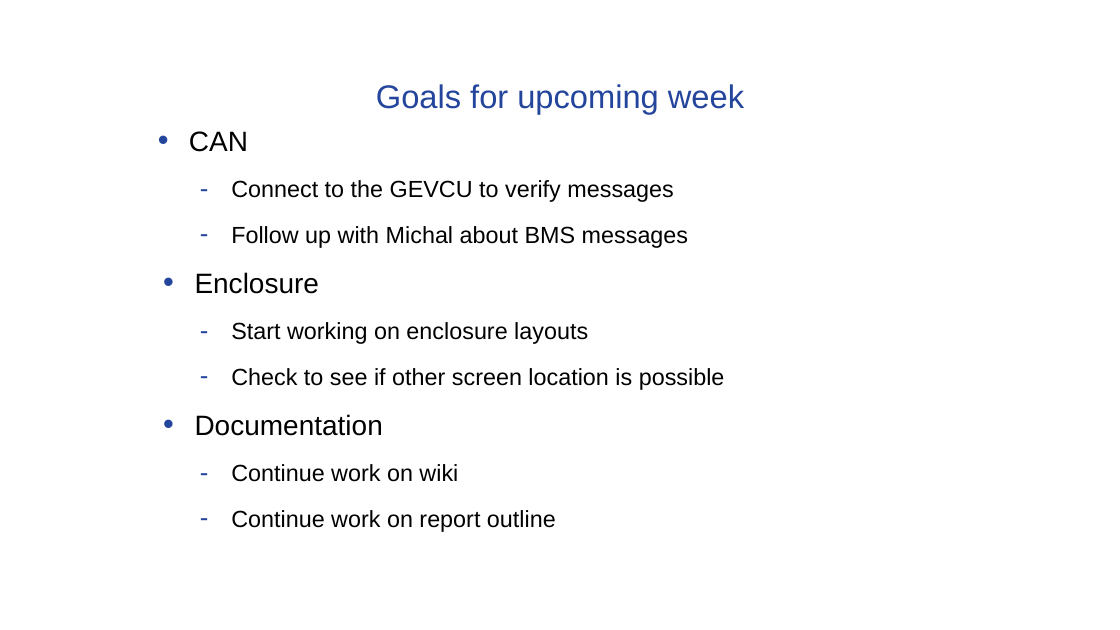
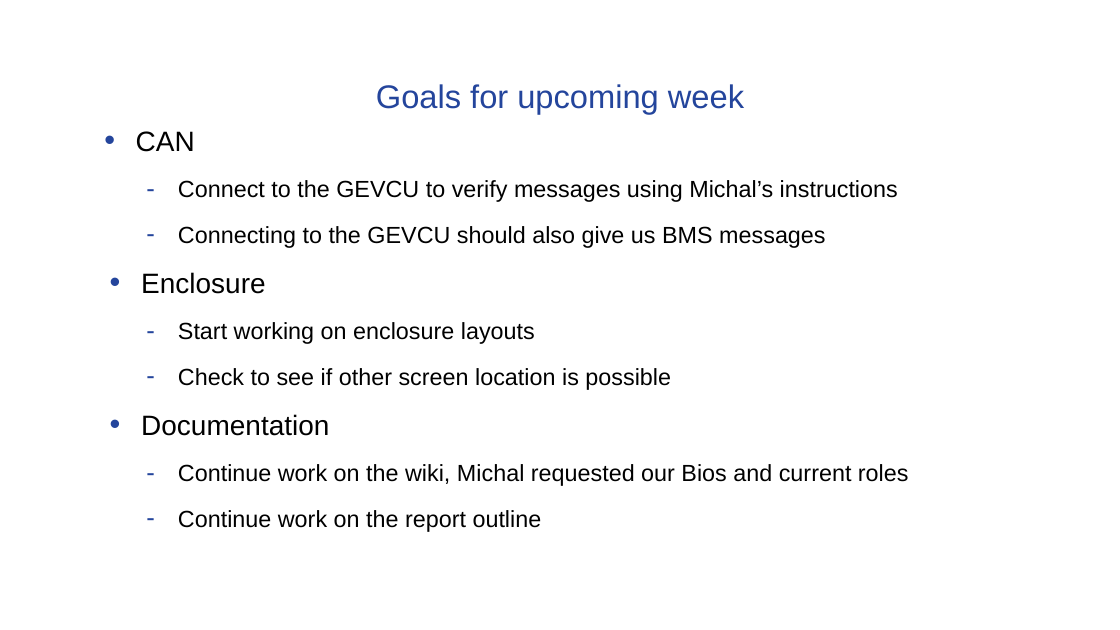
Before and after one commit to noahterickson/DigitalDash, a slide deck: slide 5 of Documentation/Meetings/capstone_meeting_3-04-15.pptx. Drawn at 1120x630 pixels with LibreOffice and Linux fonts; fonts in the diff are those of the drawing; background and template pictures are left out. Boxes give left, top, right and bottom in pixels: in the first picture for what was removed or moved away, otherwise in the second. Text is boxed around its words. In the diff, an @@ line names an element or a change of style, - is before the commit and + after.

Commit message:
Weekly meeting slides
Updated the slides for the weekly meeting.

```diff
--- a/Documentation/Meetings/capstone_meeting_3-04-15.pptx
+++ b/Documentation/Meetings/capstone_meeting_3-04-15.pptx
@@ text "CAN": place and size @@
-text "CAN" at [189, 131, 725, 532]
+text "CAN" at [136, 131, 909, 532]
@@ text at [178, 180, 898, 248]: text changed @@
-  – Connect to the GEVCU to verify messages
-  – Follow up with Michal about BMS messages
+  – Connect to the GEVCU to verify messages using Michal’s instructions
+  – Connecting to the GEVCU should also give us BMS messages
@@ text at [178, 464, 909, 532]: text changed @@
-  – Continue work on wiki
-  – Continue work on report outline
+  – Continue work on the wiki, Michal requested our Bios and current roles
+  – Continue work on the report outline
```
